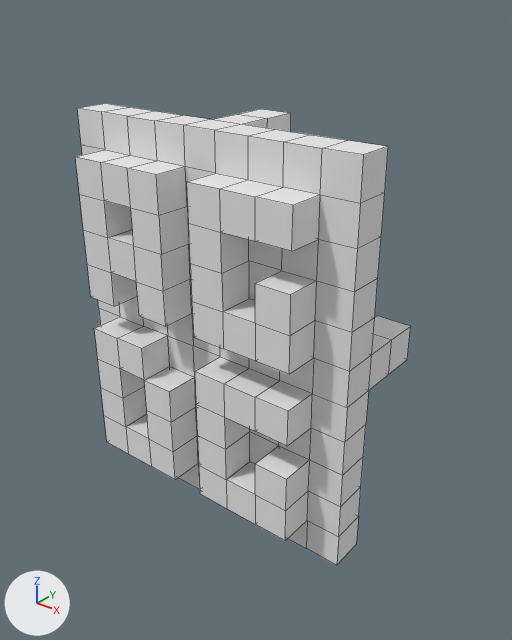
The OBJ model models/agdg.obj: old version first, new version second.
Camera for both pictures: a 50 mm camera at (11.25, -11.52, 16.24) aimed at (0.05, 2.47, 7.56). The lights are fixed; the arrows at lower left show +X, +Y and +Z. Mesh edges are drawn as thin lines. Where no turn or scale is listed for an object, it has been applied to the vertices.

Script lines for the objects in view, before the commit:
```python
me_agdg = bpy.data.meshes.new('agdg')
me_agdg.from_pydata(...)  # 399 vertices, 398 faces; spans x -5.0..4.0, y 0.0..4.0, z 2.0..13.0
me_agdg.materials.append(mat_palette)  # white #e7e7e7
ob_agdg = bpy.data.objects.new('agdg', me_agdg)
ob_agdg.location = (0.0, 0.0, 0.0)
```
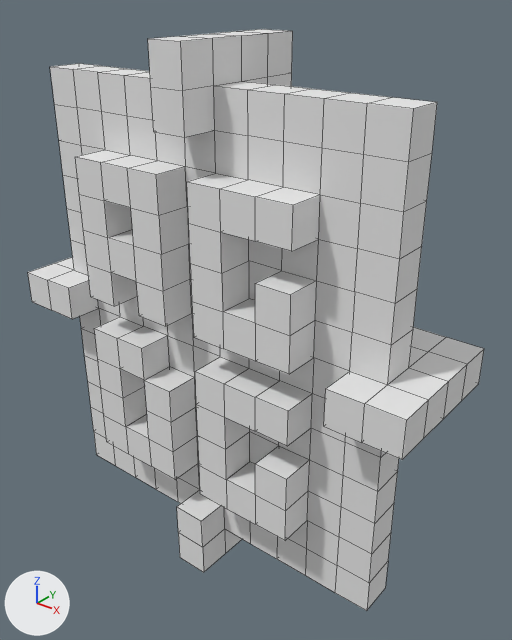
Location of each change, [x1, y1, x2, y2] in pixels of the pictures (512 x 640 px):
'agdg', reshaped (36% wider, 26% taller)
    before: [75, 103, 411, 565]
    after: [28, 29, 484, 611]
part 1 of me_agdg, built on
    before: [80, 103, 411, 564]
    after: [28, 29, 484, 611]

Edits to the bpy script that builds the scene:
```text
Change me_agdg:
    used by ob_agdg; location = (0.0, 0.0, 0.0)
    remove me_agdg.from_pydata(...)  # 399 vertices, 398 faces; spans x -5.0..4.0, y 0.0..4.0, z 2.0..13.0
    add me_agdg.from_pydata(...)  # 567 vertices, 566 faces; spans x -7.0..6.0, y 0.0..4.0, z 0.0..15.0
    me_agdg part 1
    48 faces are deleted
    28 new vertices lie (-1.0, 0.0, 0.0) away from vertices in x -5.0, y 1.0..4.0, z 2.0..13.0
    28 new vertices lie (1.0, 0.0, 0.0) away from vertices in x 4.0, y 1.0..4.0, z 2.0..13.0
    28 new vertices lie (0.0, 0.0, -1.0) away from vertices in x -6.0..5.0, y 1.0..4.0, z 2.0
    28 new vertices lie (0.0, 0.0, 1.0) away from vertices in x -6.0..5.0, y 1.0..4.0, z 13.0
    16 new vertices lie (0.0, -1.0, 0.0) away from vertices in x -6.0..5.0, y 1.0, z 1.0..14.0
    10 new vertices lie (0.0, 0.0, 1.0) away from vertices in x -1.0..0.0, y 0.0..4.0, z 14.0
    10 new vertices lie (-1.0, 0.0, 0.0) away from vertices in x -6.0, y 0.0..4.0, z 7.0..8.0
    10 new vertices lie (0.0, 0.0, -1.0) away from vertices in x -1.0..0.0, y 0.0..4.0, z 1.0
    10 new vertices lie (1.0, 0.0, 0.0) away from vertices in x 5.0, y 0.0..4.0, z 7.0..8.0
    216 new faces join them
```
